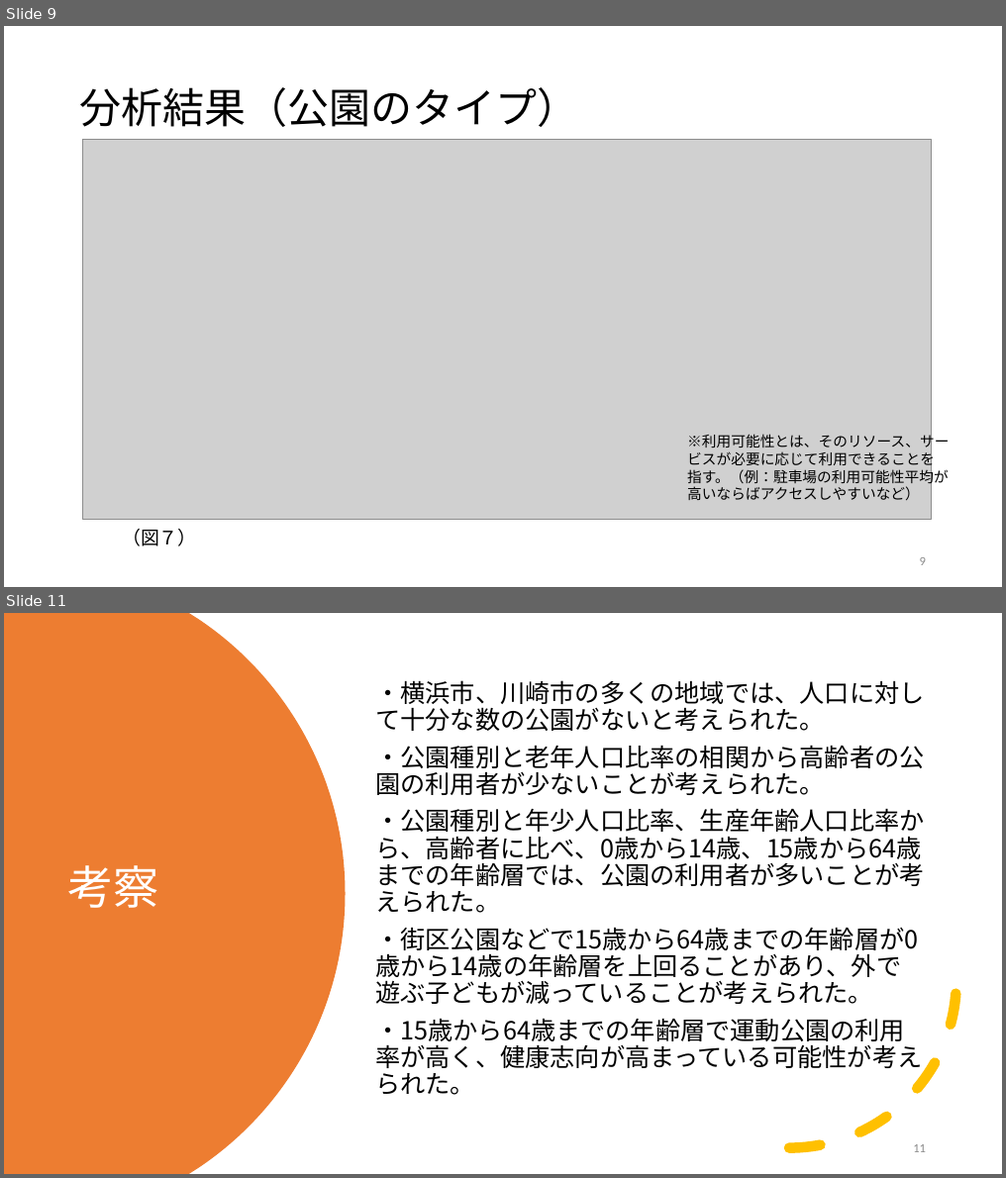
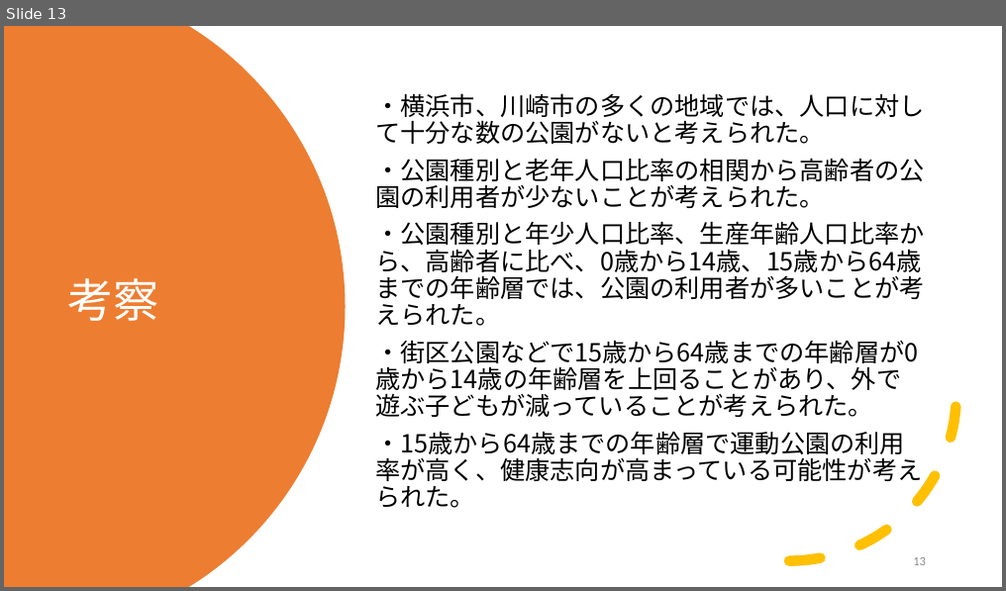
Before and after one commit to yasumasa718/park_data_intern, a slide deck: .doc/プレゼンテーション ＿課題２.pptx. Shown one above the other, each under a label of ours: slides 9 and 11 before the commit, slide 13 after it; the slides between them are not shown. The pictures are 1006x1178 and 1006x591 pixels, drawn with LibreOffice and Linux fonts; fonts in the diff are those of the drawing; grey boxes stand for pictures. Boxes give left, top, right and bottom in pixels: in the first picture for what was removed or moved away, otherwise in the second. Text is boxed around its words. In the diff, an @@ line names an element or a change of style, - is before the commit and + after.

```diff
--- a/.doc/プレゼンテーション ＿課題２.pptx
+++ b/.doc/プレゼンテーション ＿課題２.pptx
@@ slide 9 removed at (4,26,1002,587), background #FFFFFF @@
@@ title removed at (80,87,578,127) @@
-分析結果（公園のタイプ）
@@ picture removed at (82,139,931,519) @@
@@ text removed at (687,433,948,501) @@
-※利用可能性とは、そのリソース、サービスが必要に応じて利用できることを指す。（例：駐車場の利用可能性平均が高いならばアクセスしやすいなど）
@@ text removed at (122,529,197,547) @@
-（図７）
@@ page number removed at (920,558,926,566) @@
-9
@@ what was slide 11 is now slide 13 @@
@@ page number at (913,558,926,566): text changed @@
-11
+13
```
Also in this commit, not shown: 2 slides changed, 3 slides added, 1 other file.
